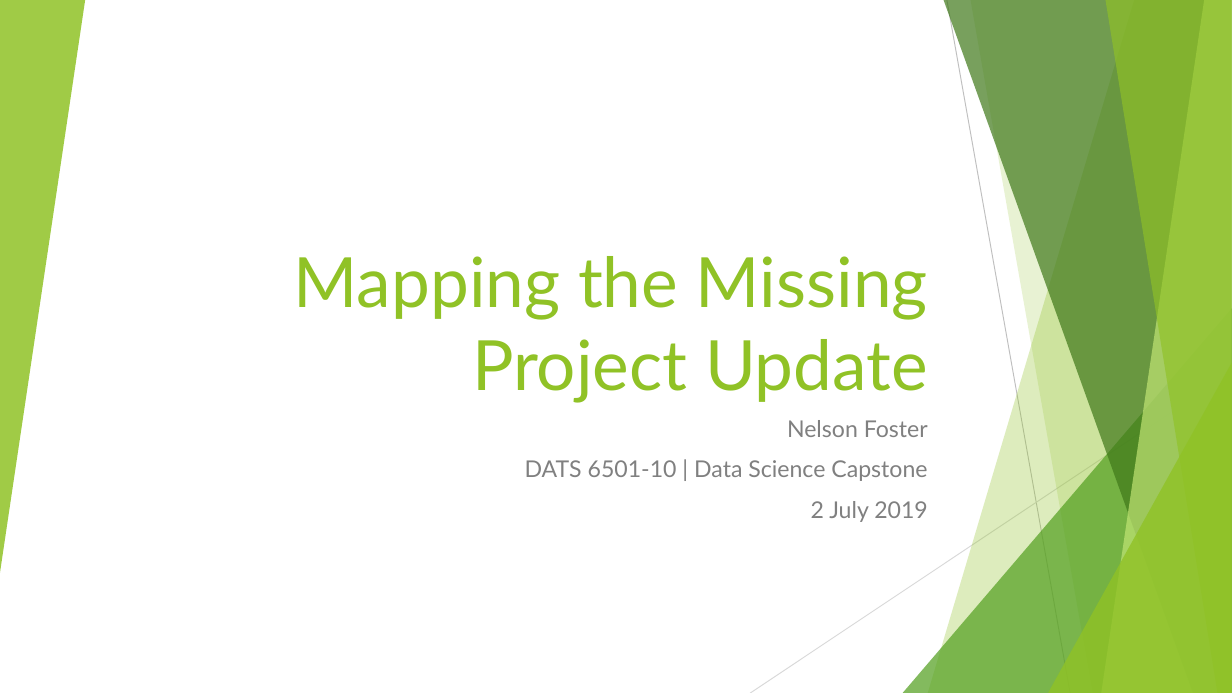
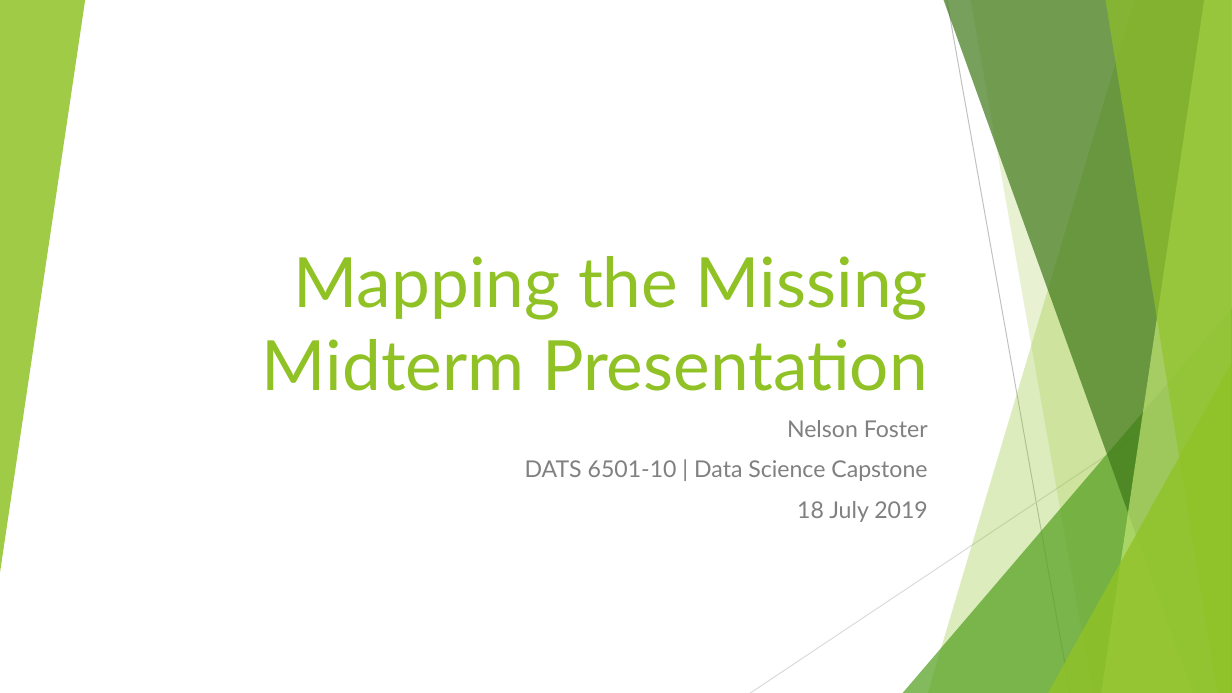
Before and after one commit to NelsonFoster/Data-Science-Capstone, a slide deck: slide 1 of Documentation/MidtermPresentation07182019.pptx. Drawn at 1232x693 pixels with LibreOffice and Linux fonts; fonts in the diff are those of the drawing. Boxes give left, top, right and bottom in pixels: in the first picture for what was removed or moved away, otherwise in the second. Text is boxed around its words. In the diff, an @@ line names an element or a change of style, - is before the commit and + after.

```diff
--- a/Documentation/MidtermPresentation07182019.pptx
+++ b/Documentation/MidtermPresentation07182019.pptx
@@ title at box(262, 256, 928, 391): text changed @@
-Mapping the Missing
-Project Update
+Mapping the Missing
+Midterm Presentation
@@ subtitle at box(797, 501, 928, 522): text changed @@
-2 July 2019
+18 July 2019
```
Also in this commit, not shown: 3 other slides changed, 6 slides added, 2 slides removed, 5 other files.
